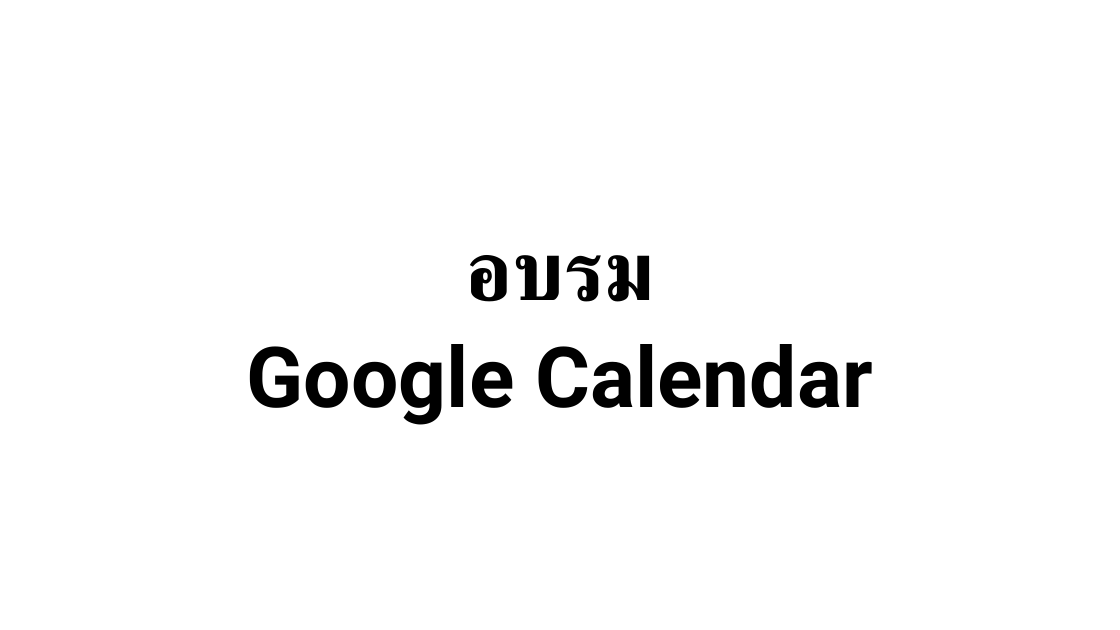
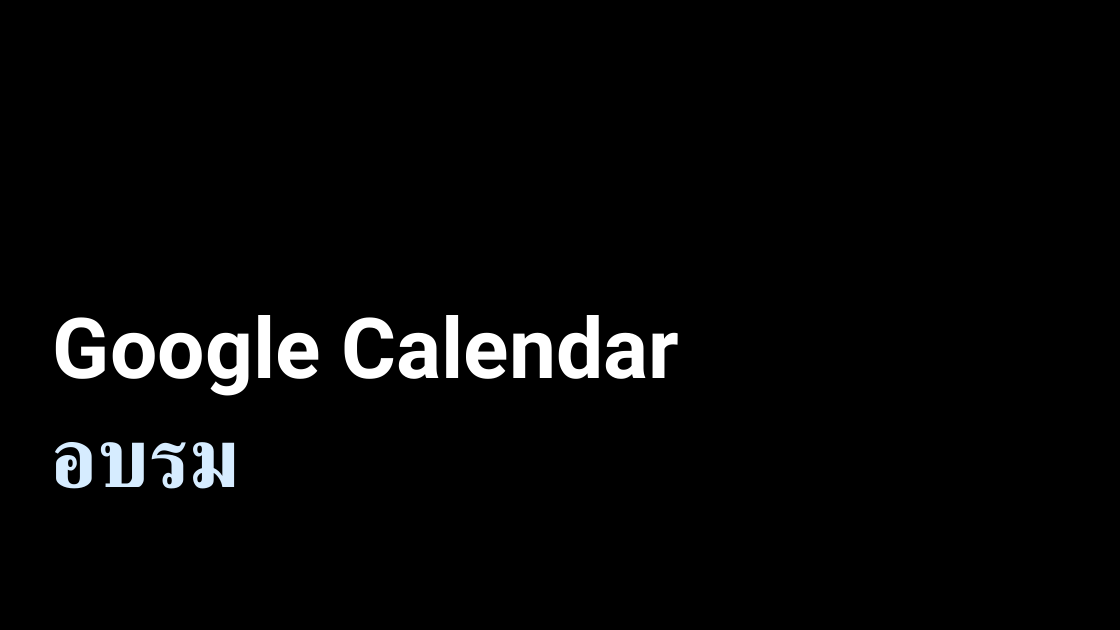
Before and after one commit to bratchasak/gcalendar, a slide deck: slide 1 of Google Calendar.pptx. Drawn at 1120x630 pixels with LibreOffice and Linux fonts; fonts in the diff are those of the drawing. Boxes give left, top, right and bottom in pixels: in the first picture for what was removed or moved away, otherwise in the second. Text is boxed around its words. In the diff, an @@ line names an element or a change of style, - is before the commit and + after.

```diff
--- a/Google Calendar.pptx
+++ b/Google Calendar.pptx
@@ background #FFFFFF to #000000 @@
@@ rectangle added at bbox=[27, 62, 28, 96], fill #000000 @@
@@ rectangle added at bbox=[30, 62, 31, 96], fill #000000 @@
@@ rectangle added at bbox=[33, 62, 36, 96], fill #000000 @@
@@ subtitle "Google Calendar": place and size @@
-subtitle "Google Calendar" at bbox=[247, 344, 873, 425]
+subtitle "Google Calendar" at bbox=[53, 315, 680, 396]
@@ subtitle "Google Calendar" at bbox=[53, 315, 680, 396]: text colour #000000 to #FFFFFF; alignment centre to left; line spacing 0.9 to 1; less space between paragraphs; vertical alignment top to bottom @@
@@ title "อบรม": place and size @@
-title "อบรม" at bbox=[465, 255, 654, 302]
+title "อบรม" at bbox=[50, 442, 239, 489]
@@ title "อบรม" at bbox=[50, 442, 239, 489]: text colour #000000 to #D6ECFF; alignment centre to left; line spacing 0.9 to 1; vertical alignment bottom to top @@
```
Also in this commit, not shown: 21 other slides changed, 2 slides added, 1 slide removed, 1 other file.
